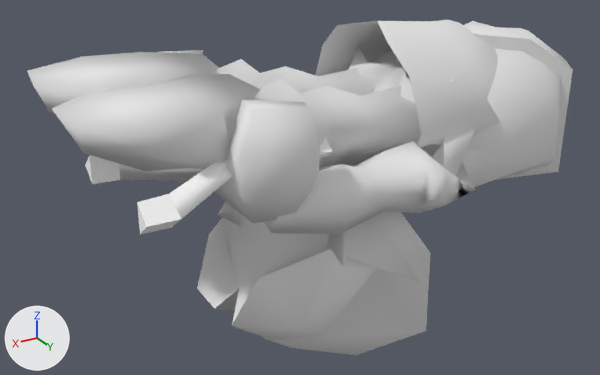
The Blender file Neo_Link_Example/Neo_Link_Child.blend: old version first, new version second.
Rendered twice from a 50 mm camera at (3.42, 3.47, 1.31) aimed at (1.3, -0.06, -0.46). Lighting does not change. The marker at lower left points along +X, +Y and +Z.

In view in the first picture: 'Slingshot', 'riggedmesh'.
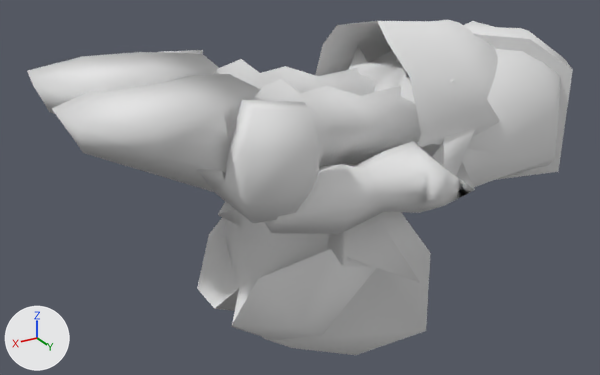
Where the change shows, as pixel boxes [x1, y1, x2, y2] in the pictures (600 x 375 px):
'Slingshot', hidden: before [85, 138, 332, 234]

Edits to the bpy script that builds the scene:
```text
Change ob_slingshot:
    add ob_slingshot.hide_viewport = True
```
